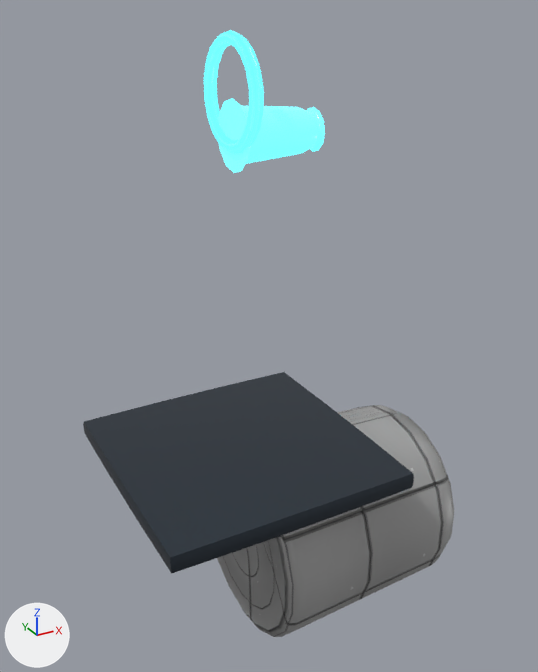
What one commit did to the Blender file assets/ships/parts/blender/place_nav_buoy_authored.blend.
Both versions are drawn from a 50 mm lens placed at (-2.5, -5.1, 5.57), pointed at (0.38, 0.14, 2.95). The lights are fixed; the arrows at lower left show +X, +Y and +Z. The picture after the commit comes second.

In view in the first picture: 'Buoy_Barrel', 'Buoy_Collar', 'place_nav_buoy_Material_Accent_Merged'.
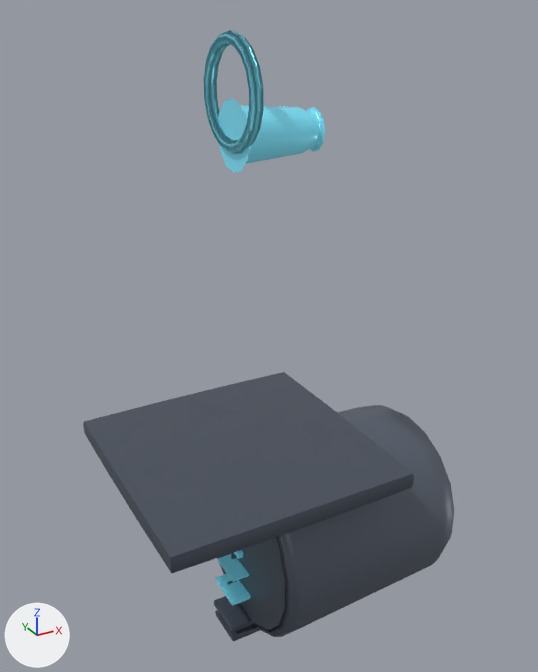
Edits to the bpy script that builds the scene:
```text
Add mat_material_accent:
    mat_material_accent = bpy.data.materials.new('Material_Accent')
    # colours: cyan #7ce1f9, cyan #89edff
    # uses the picture img_place_nav_buoy_wear_mask_2k_jpg
Add mat_material_mechanical:
    mat_material_mechanical = bpy.data.materials.new('Material_Mechanical')
    # colours: greyish blue #5d6573
    # uses the picture img_place_nav_buoy_wear_mask_2k_jpg
Add mat_material_hull:
    mat_material_hull = bpy.data.materials.new('Material_Hull')
    # colours: greyish blue #5d6573
    # uses the picture img_place_nav_buoy_wear_mask_2k_jpg
Change me_buoy_barrel_001:
    where me_buoy_barrel_001.from_pydata(...)  # 74 vertices, 144 faces; spans x 0.0..2.0, y -0.94..0.94, z -0.95..0.95
    remove me_buoy_barrel_001.materials.append(mat_material_hull_004)
    add me_buoy_barrel_001.materials.append(mat_material_hull)
Change me_buoy_collar_001:
    where me_buoy_collar_001.from_pydata(...)  # 96 vertices, 108 faces; spans x -1.1..1.1, y -1.1..1.1, z -0.09..0.09
    remove me_buoy_collar_001.materials.append(mat_material_mechanical_007)  # greyish blue #424b55
    add me_buoy_collar_001.materials.append(mat_material_mechanical)
Change me_place_nav_buoy_material_accent_merged_001:
    where me_place_nav_buoy_material_accent_merged_001.from_pydata(...)  # 146 vertices, 288 faces; spans x -0.043..0.7, y -0.423..0.423, z 4.48..5.43
    remove me_place_nav_buoy_material_accent_merged_001.materials.append(mat_material_accent_004)  # cyan #59adb8, glowing cyan #50d3e1
    add me_place_nav_buoy_material_accent_merged_001.materials.append(mat_material_accent)
Add ob_det_edge_chamfer_band:
    ob_det_edge_chamfer_band = bpy.data.objects.new('DET_edge_chamfer_band', me_cube_011)  # a box spanning x -0.5..0.5, y -0.5..0.5, z -0.5..0.5; modifiers BEVEL, WEIGHTED_NORMAL
    ob_det_edge_chamfer_band.parent = ob_buoy_barrel
    ob_det_edge_chamfer_band.location = (0.0, 0.0, 0.7)
    ob_det_edge_chamfer_band.scale = (0.34, 0.34, 0.02)
Add ob_det_dock_scuff:
    ob_det_dock_scuff = bpy.data.objects.new('DET_dock_scuff', me_cube_010)  # a box spanning x -0.5..0.5, y -0.5..0.5, z -0.5..0.5; modifiers BEVEL, WEIGHTED_NORMAL
    ob_det_dock_scuff.parent = ob_buoy_barrel
    ob_det_dock_scuff.location = (0.0, -0.05, 0.05)
    ob_det_dock_scuff.rotation_euler = (0.0, 0.1, 0.0)  # degrees (0, 5.7, 0)
    ob_det_dock_scuff.scale = (0.32, 0.32, 0.02)
Add ob_det_mount_flange:
    ob_det_mount_flange = bpy.data.objects.new('DET_mount_flange', me_cube_008)  # a box spanning x -0.5..0.5, y -0.5..0.5, z -0.5..0.5; modifiers BEVEL, WEIGHTED_NORMAL
    ob_det_mount_flange.parent = ob_buoy_barrel
    ob_det_mount_flange.location = (0.0, 0.0, 0.02)
    ob_det_mount_flange.scale = (0.4, 0.4, 0.05)
Add ob_det_collar_ring:
    ob_det_collar_ring = bpy.data.objects.new('DET_collar_ring', me_cube_003)  # a box spanning x -0.5..0.5, y -0.5..0.5, z -0.5..0.5; modifiers BEVEL, WEIGHTED_NORMAL
    ob_det_collar_ring.parent = ob_buoy_barrel
    ob_det_collar_ring.location = (0.0, 0.0, 0.15)
    ob_det_collar_ring.scale = (0.42, 0.42, 0.05)
Add ob_det_sector_stripe:
    ob_det_sector_stripe = bpy.data.objects.new('DET_sector_stripe', me_cube_011.copy())  # modifiers BEVEL, WEIGHTED_NORMAL
    ob_det_sector_stripe.parent = ob_buoy_barrel
    ob_det_sector_stripe.location = (0.0, 0.0, 0.45)
    ob_det_sector_stripe.scale = (0.38, 0.38, 0.04)
Add ob_det_nav_strobe:
    ob_det_nav_strobe = bpy.data.objects.new('DET_nav_strobe', me_cube_011.copy())  # modifiers BEVEL, WEIGHTED_NORMAL
    ob_det_nav_strobe.parent = ob_buoy_barrel
    ob_det_nav_strobe.location = (0.0, 0.0, 0.85)
    ob_det_nav_strobe.scale = (0.1, 0.1, 0.06)
```

Changed parts and their boxes [x1, y1, x2, y2] in the pictures (538 x 672 px):
'Buoy_Collar', recoloured (lighter): [83, 372, 414, 573] in both
'Buoy_Barrel', recoloured (darker): [217, 405, 455, 637] in both
'place_nav_buoy_Material_Accent_Merged', recoloured (darker): [204, 30, 325, 173] in both
'DET_collar_ring', added (blue): after [214, 596, 254, 632]
'DET_sector_stripe', added (cyan): after [216, 574, 250, 605]
'DET_edge_chamfer_band', added (cyan): after [218, 554, 249, 582]
'DET_mount_flange', added: after [215, 610, 260, 641]
'DET_dock_scuff', added (mostly hidden): after [235, 624, 258, 636]
'DET_nav_strobe', added: after [234, 550, 243, 559]
